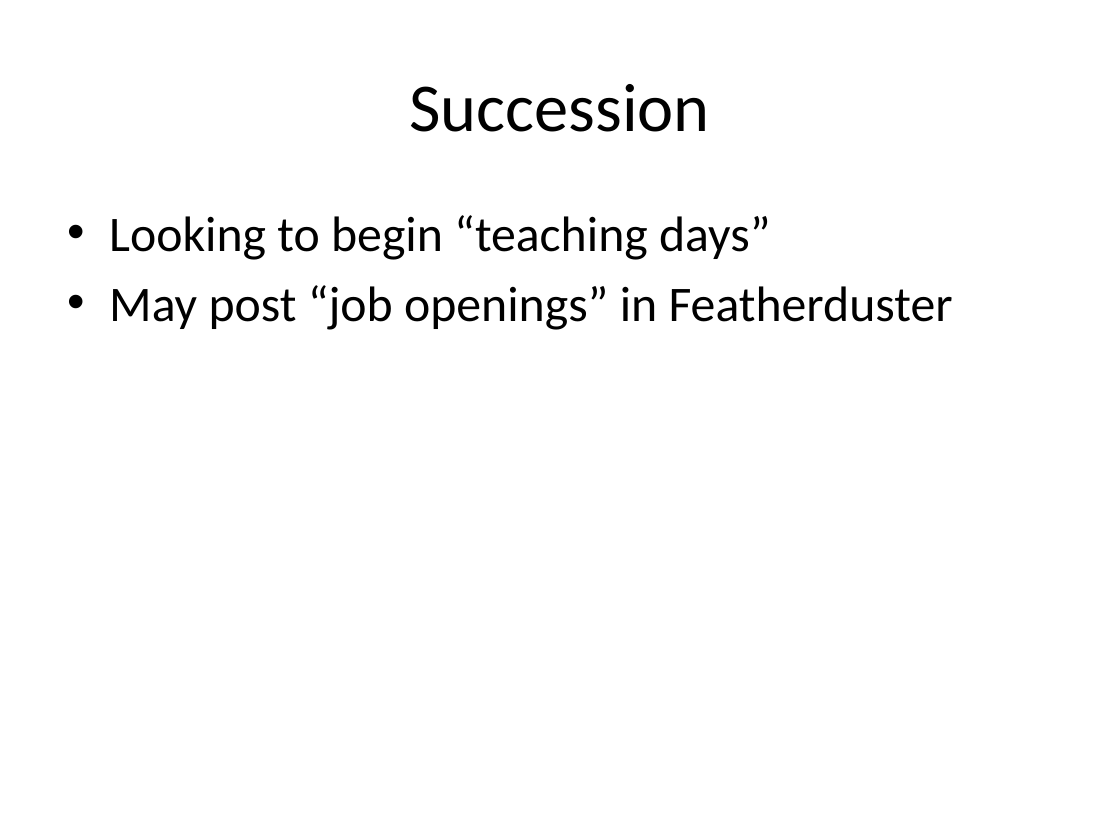
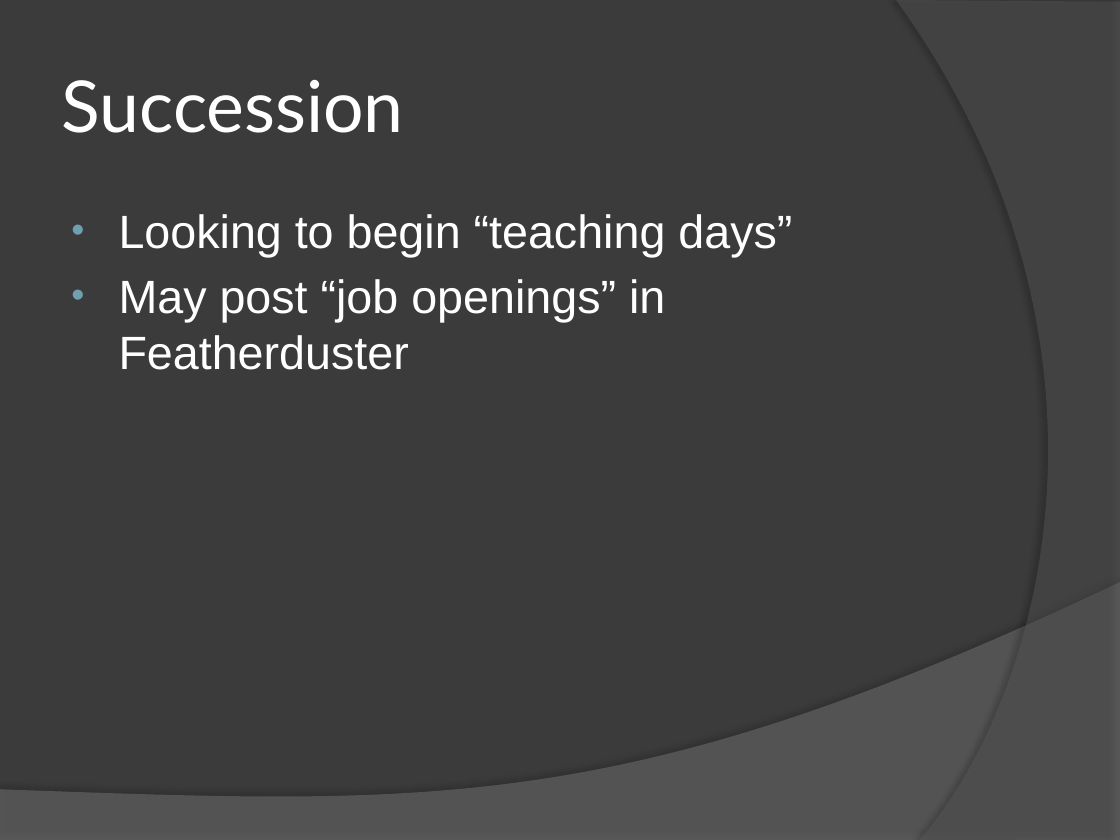
Before and after one commit to ChapResearch/ChapR, a slide deck: slide 19 of ChaprSVN/Promo/1st Board of Advisers Meeting.pptx (slide 18 before the commit). Drawn at 1120x840 pixels with LibreOffice and Linux fonts; fonts in the diff are those of the drawing. Boxes give left, top, right and bottom in pixels: in the first picture for what was removed or moved away, otherwise in the second. Text is boxed around its words. In the diff, an @@ line names an element or a change of style, - is before the commit and + after.

```diff
--- a/ChaprSVN/Promo/1st Board of Advisers Meeting.pptx
+++ b/ChaprSVN/Promo/1st Board of Advisers Meeting.pptx
@@ background #FFFFFF to #3B3B3B @@
@@ freeform shape added at <box>896,0,1120,840</box>, fill #5E5E5E at 40% opacity @@
@@ title "Succession" at <box>62,80,404,133</box>: size 44 to 46 pt, font Calibri to Lato, text colour #000000 to #FFFFFF; alignment centre to left @@
@@ text "Looking to begin “teaching days”" at <box>119,214,792,370</box>: size 32 to 30 pt, font Calibri to Arial, text colour #000000 to #FFFFFF; indent changed @@
@@ freeform shape added at <box>0,582,1120,840</box>, fill #7F7F7F at 45% opacity @@
```
Also in this commit, not shown: 16 other slides changed, 2 slides added, 1 slide removed, 1 other file.
